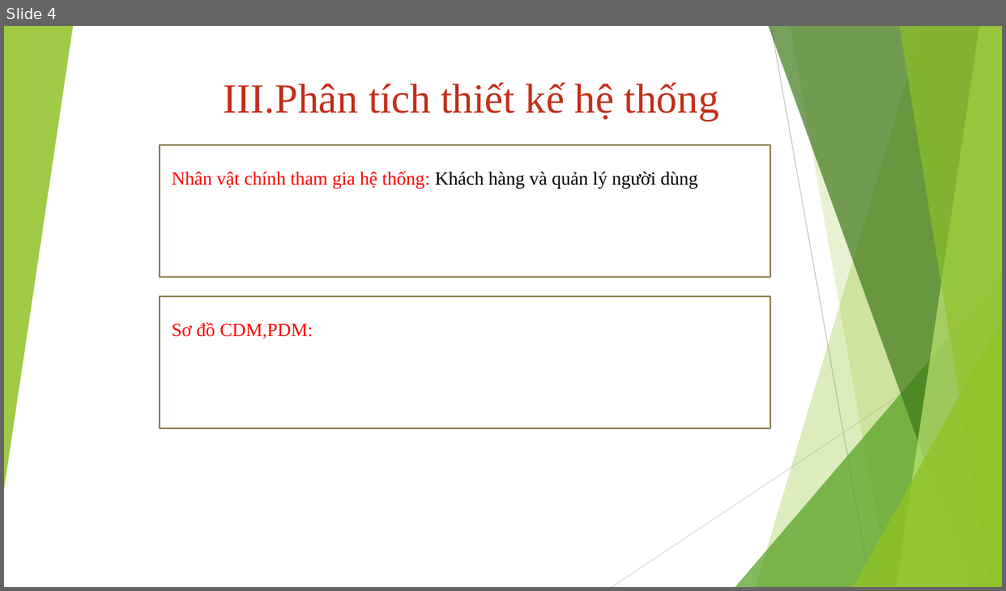
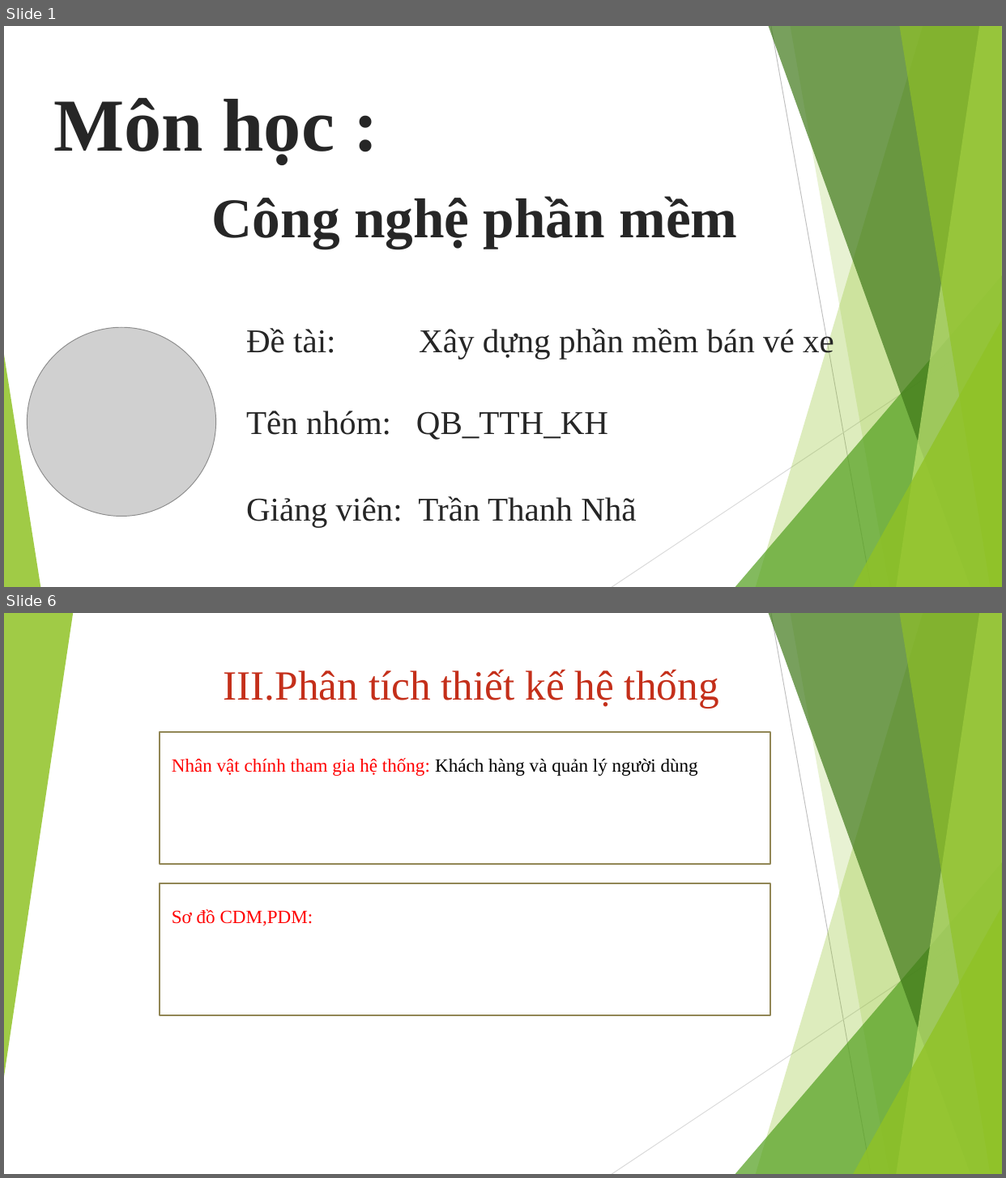
Before and after one commit to DinhNguyen2011/CNPM, a slide deck: Đồ án CNPM.pptx. Shown one above the other, each under a label of ours: slide 4 before the commit, slides 1 and 6 after it; the slides between them are not shown. The pictures are 1006x591 and 1006x1178 pixels, drawn with LibreOffice and Linux fonts; fonts in the diff are those of the drawing; grey boxes stand for pictures. Boxes give left, top, right and bottom in pixels: in the first picture for what was removed or moved away, otherwise in the second. Text is boxed around its words. In the diff, an @@ line names an element or a change of style, - is before the commit and + after.

```diff
--- a/Đồ án CNPM.pptx
+++ b/Đồ án CNPM.pptx
@@ slide 1 added at [4, 26, 1002, 587], background #FFFFFF; not listed: 9 template elements that a slide beside it also shows @@
@@ text added at [54, 98, 334, 165], 72 pt, text #262626, bold @@
+Môn học :
@@ text added at [212, 196, 737, 249], 54 pt, text #262626, bold @@
+Công nghệ phần mềm
@@ picture added at [27, 327, 216, 516] @@
@@ text added at [246, 326, 834, 358], 32 pt, text #262626 @@
+Đề tài: Xây dựng phần mềm bán vé xe
@@ triangle added at [4, 355, 40, 587], fill #90C226 at 85% opacity @@
@@ text added at [246, 411, 608, 440], 32 pt, text #262626 @@
+Tên nhóm: QB_TTH_KH
@@ text added at [246, 497, 636, 527], 32 pt, text #262626 @@
+Giảng viên: Trần Thanh Nhã
@@ what was slide 4 is now slide 6 @@
```
Also in this commit, not shown: 3 slides changed, 1 other slide added, 2 other files.
